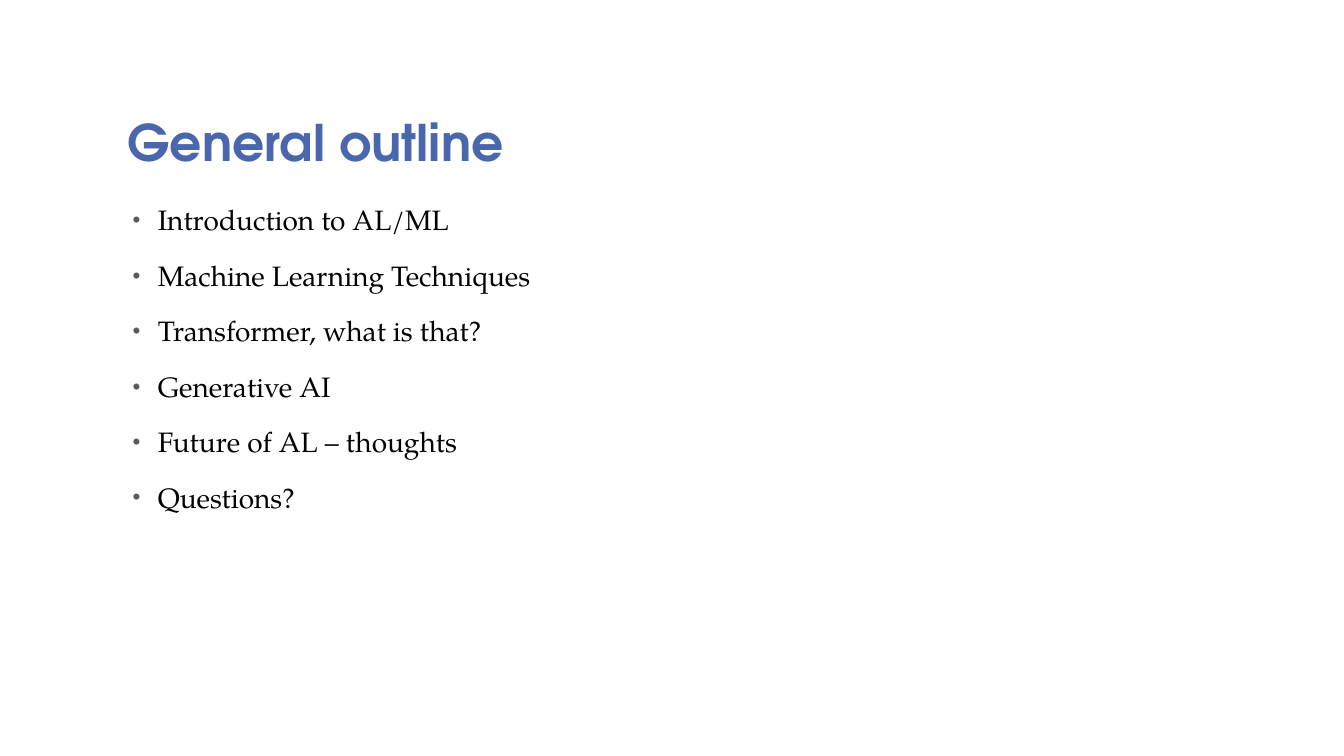
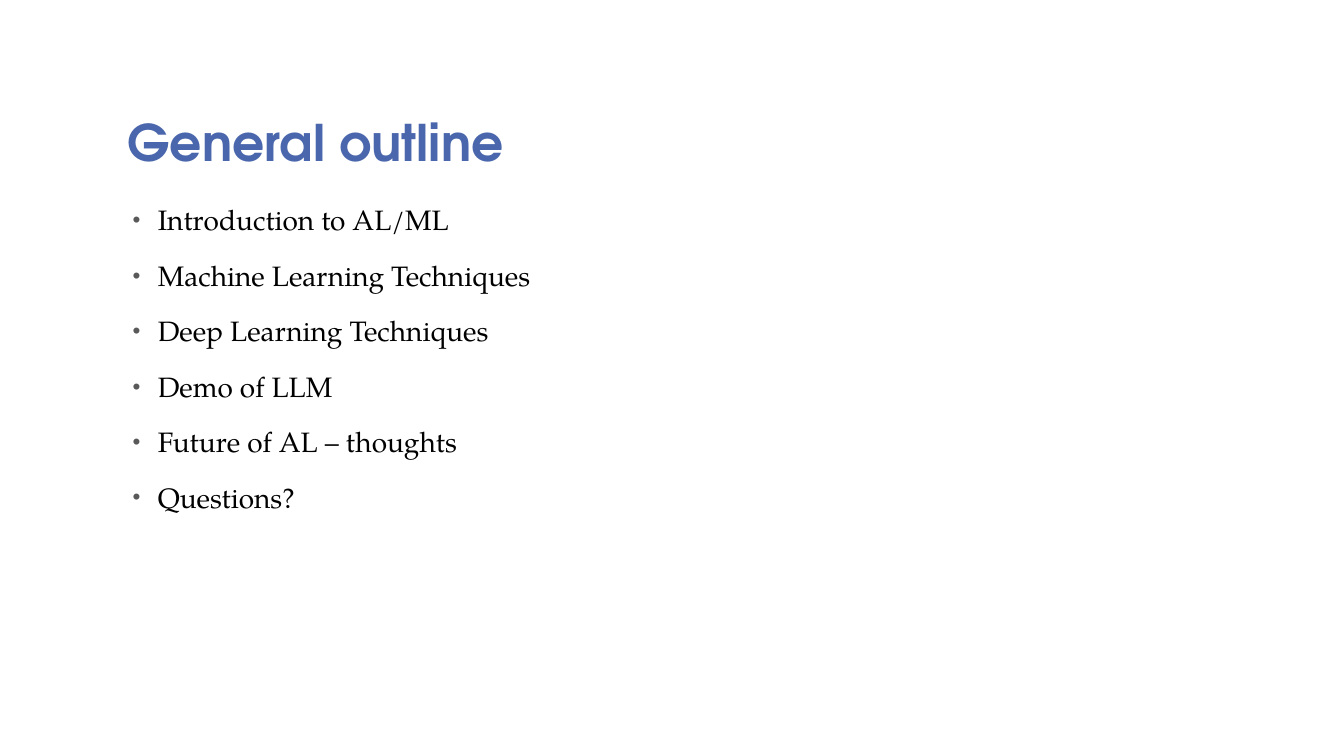
Before and after one commit to sswamyn/aiml_notes, a slide deck: slide 2 of AI_ML-GenAI-an-Overview-Q12024.pptx. Drawn at 1344x756 pixels with LibreOffice and Linux fonts; fonts in the diff are those of the drawing; background and template pictures are left out. Boxes give left, top, right and bottom in pixels: in the first picture for what was removed or moved away, otherwise in the second. Text is boxed around its words. In the diff, an @@ line names an element or a change of style, - is before the commit and + after.

```diff
--- a/AI_ML-GenAI-an-Overview-Q12024.pptx
+++ b/AI_ML-GenAI-an-Overview-Q12024.pptx
@@ text at [158,320,489,398]: text changed @@
-• Transformer, what is that?
-• Generative AI
+• Deep Learning Techniques
+• Demo of LLM
```
Also in this commit, not shown: 2 other slides changed, 4 slides added, 3 slides removed, 2 other files.
